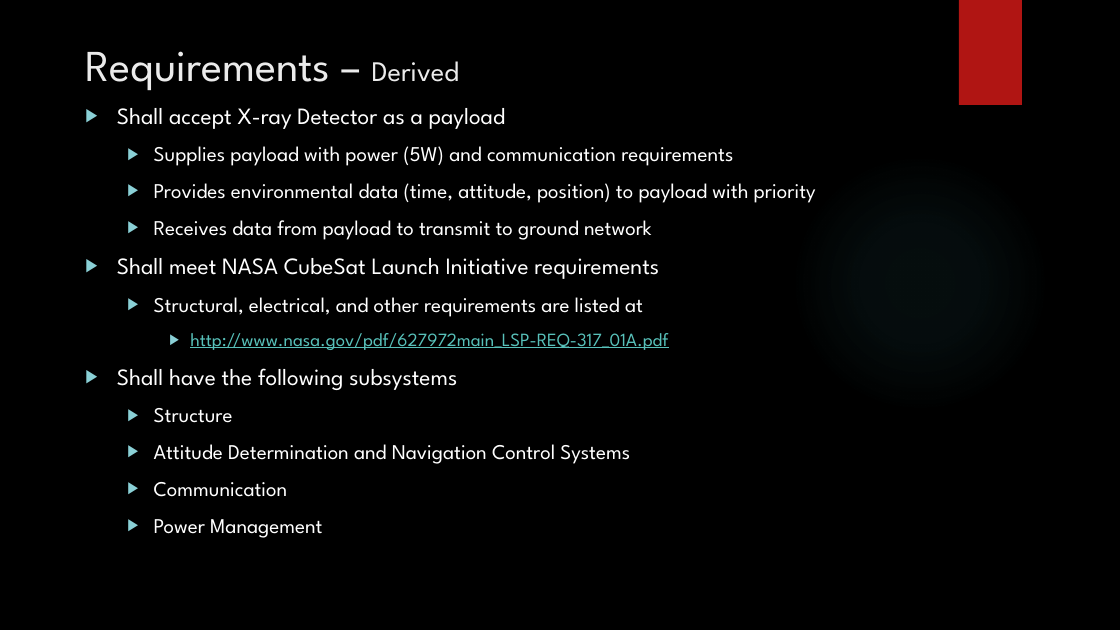
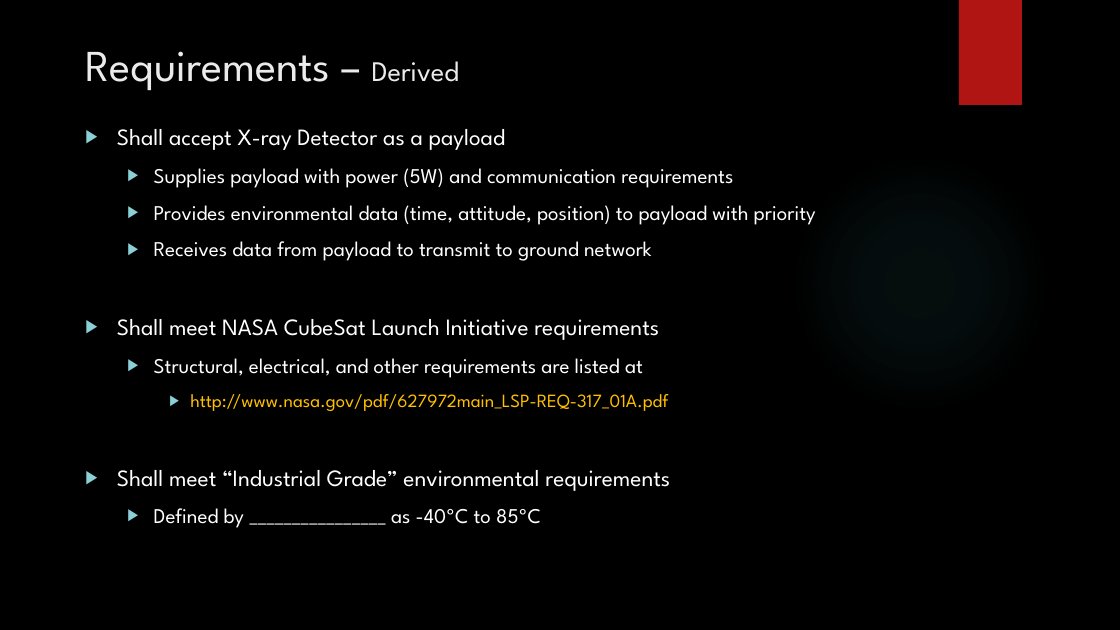
Before and after one commit to HASP-UMN/CubeSat, a slide deck: slide 6 of Presentations/PDR_Presentation.pptx (slide 4 before the commit). Drawn at 1120x630 pixels with LibreOffice and Linux fonts; fonts in the diff are those of the drawing; background and template pictures are left out. Boxes give left, top, right and bottom in pixels: in the first picture for what was removed or moved away, otherwise in the second. Text is boxed around its words. In the diff, an @@ line names an element or a change of style, - is before the commit and + after.

```diff
--- a/Presentations/PDR_Presentation.pptx
+++ b/Presentations/PDR_Presentation.pptx
@@ text "Shall accept X-ray Detector as ..." moved from (x1=117, y1=108, x2=816, y2=538) to (x1=117, y1=129, x2=816, y2=528) @@
@@ text at (x1=190, y1=394, x2=668, y2=411): text colour #58C1BA to #FFC000, underline off in "http://www.nasa.gov/pdf/627972main_LSP-REQ-317_01A.pdf" @@
@@ text at (x1=117, y1=470, x2=670, y2=528): text changed; size 18 to 20 pt @@
-▶ Shall have the following subsystems
-  ▶ Structure
-  ▶ Attitude Determination and Navigation Control Systems
-  ▶ Communication
-  ▶ Power Management
+▶ Shall meet “Industrial Grade” environmental requirements
+  ▶ Defined by ________________ as -40ºC to 85ºC
```
Also in this commit, not shown: 13 other slides changed, 3 slides added, 1 slide removed, 1 other file.
